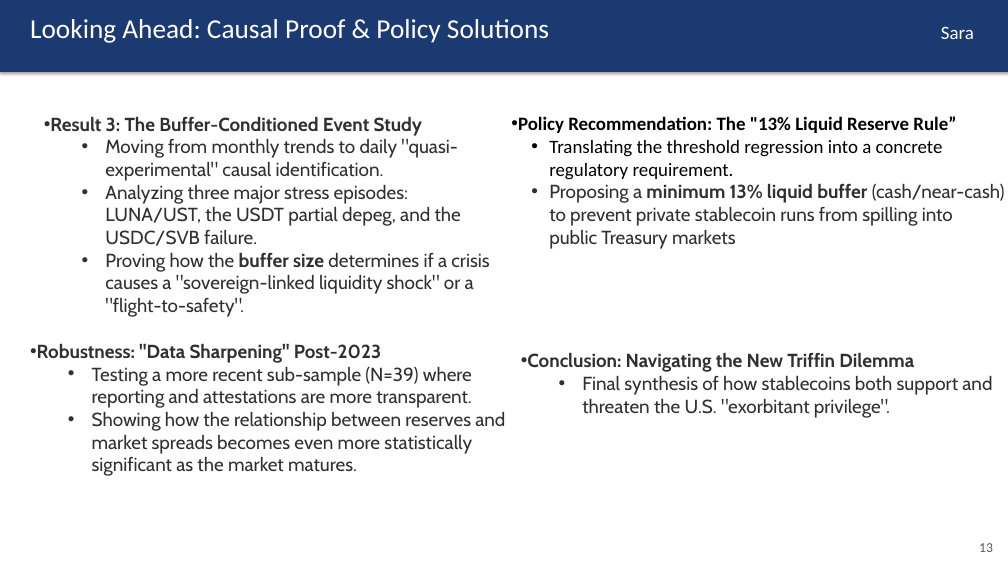
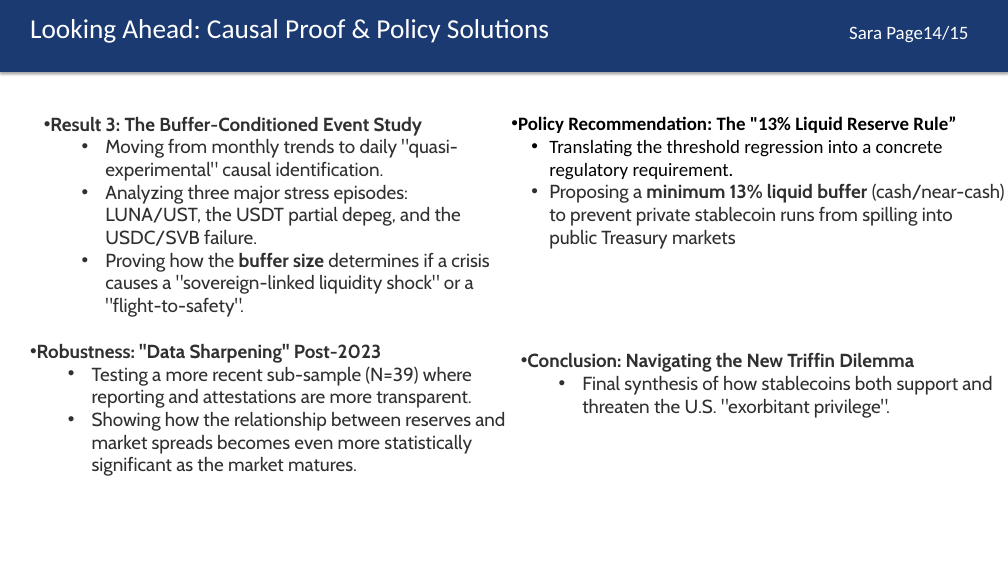
Before and after one commit to kimmireu0921/Stablecoins-and-the-Exorbitant-Privilege, a slide deck: slide 14 of FINAL_0512_Stablecoin_Exorbitant_Privilege.pptx. Drawn at 1008x567 pixels with LibreOffice and Linux fonts; fonts in the diff are those of the drawing. Boxes give left, top, right and bottom in pixels: in the first picture for what was removed or moved away, otherwise in the second. Text is boxed around its words. In the diff, an @@ line names an element or a change of style, - is before the commit and + after.

```diff
--- a/FINAL_0512_Stablecoin_Exorbitant_Privilege.pptx
+++ b/FINAL_0512_Stablecoin_Exorbitant_Privilege.pptx
@@ text at (849,26,968,43): text changed @@
-Sara
+Sara Page14/15
@@ text removed at (979,543,993,552) @@
-13
```
Also in this commit, not shown: 12 other slides changed.
